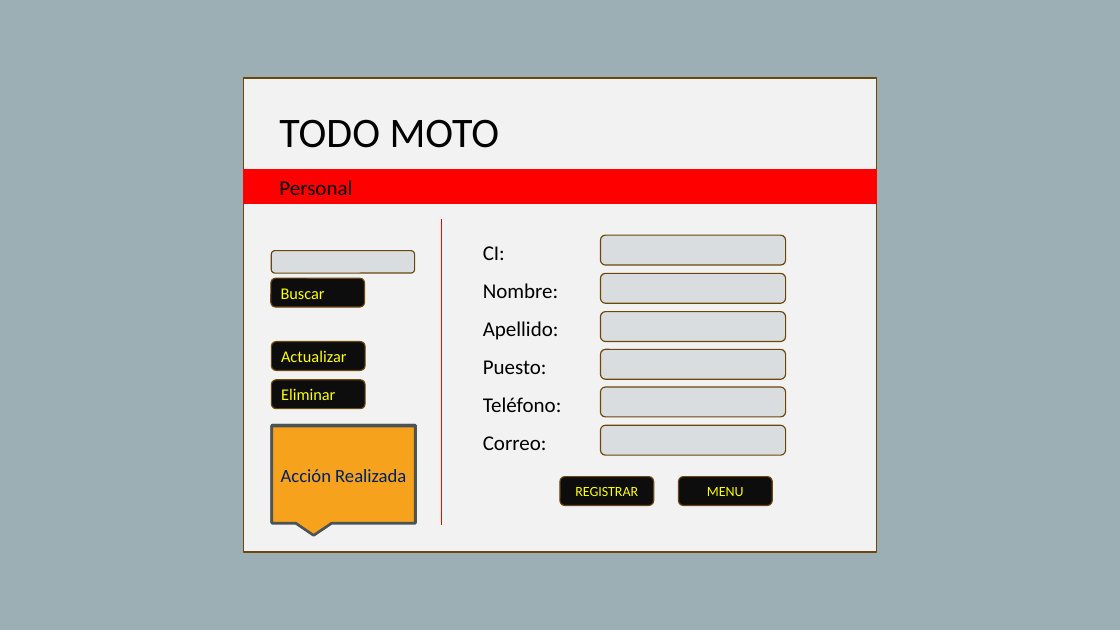
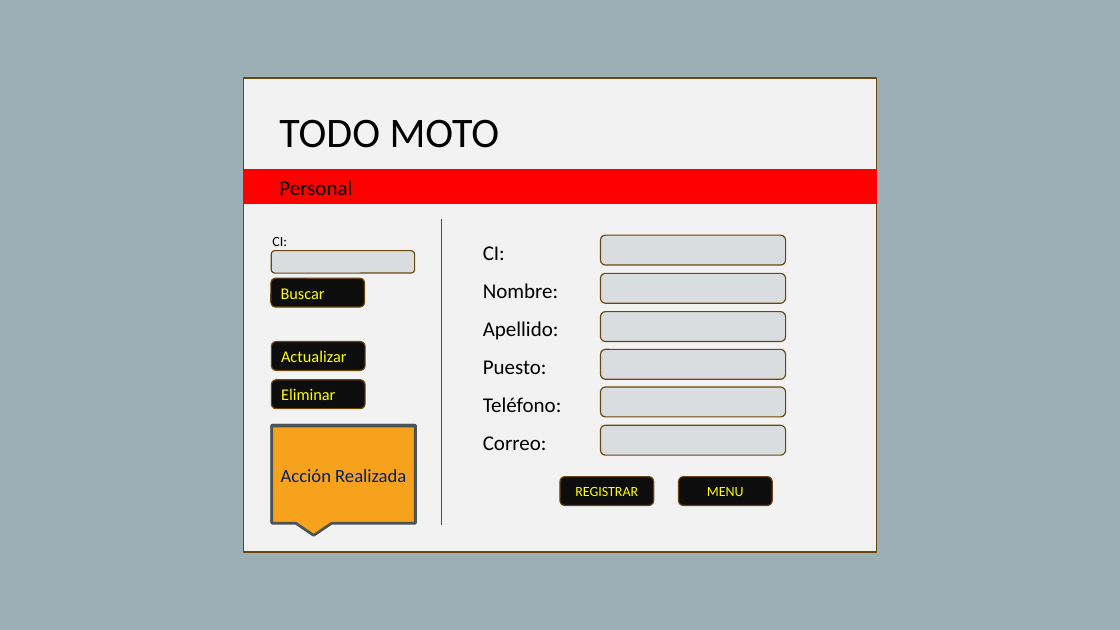
Before and after one commit to esejoel/PRO2, a slide deck: slide 5 of Sistema de Informacion/Prototipo.pptx. Drawn at 1120x630 pixels with LibreOffice and Linux fonts; fonts in the diff are those of the drawing. Boxes give left, top, right and bottom in pixels: in the first picture for what was removed or moved away, otherwise in the second. Text is boxed around its words. In the diff, an @@ line names an element or a change of style, - is before the commit and + after.

```diff
--- a/Sistema de Informacion/Prototipo.pptx
+++ b/Sistema de Informacion/Prototipo.pptx
@@ text added at (x1=272, y1=237, x2=287, y2=246), 12 pt, text #000000 @@
+CI:
```
Also in this commit, not shown: 5 other slides changed.
